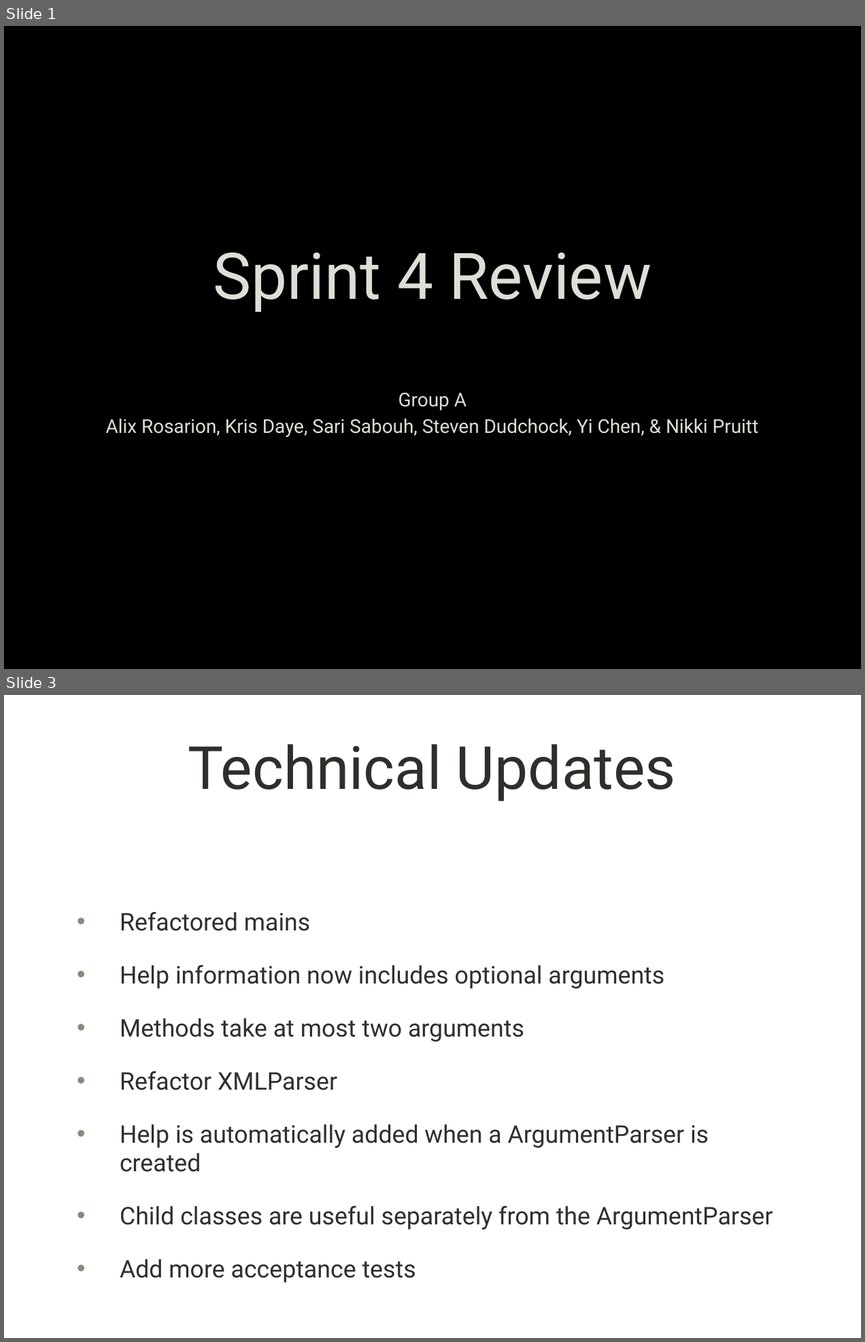
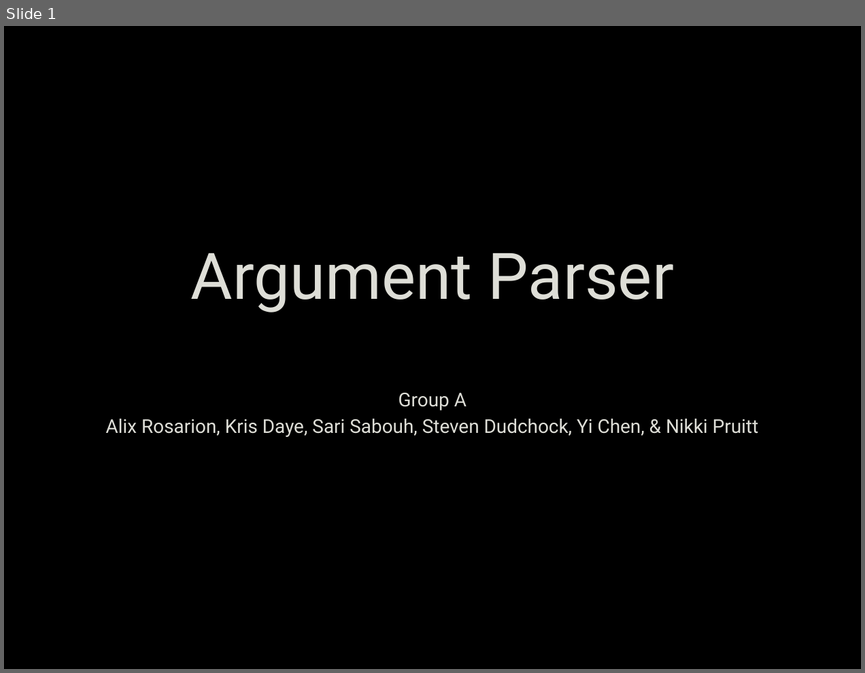
Before and after one commit to alixrosarion/ArgumentParser---Software-1, a slide deck: Sprint 4 Presentation.pptx. Shown one above the other, each under a label of ours: slides 1 and 3 before the commit, slide 1 after it; the slides between them are not shown. The pictures are 865x1342 and 865x673 pixels, drawn with LibreOffice and Linux fonts; fonts in the diff are those of the drawing; background and template pictures are left out. Boxes give left, top, right and bottom in pixels: in the first picture for what was removed or moved away, otherwise in the second. Text is boxed around its words. In the diff, an @@ line names an element or a change of style, - is before the commit and + after.

```diff
--- a/Sprint 4 Presentation.pptx
+++ b/Sprint 4 Presentation.pptx
@@ slide 3 removed at [4,695,861,1338], background picture (left out) @@
@@ title removed at [188,744,676,801] @@
-Technical Updates
@@ text removed at [120,912,773,1283] @@
-• Refactored mains
-• Help information now includes optional arguments
-• Methods take at most two arguments
-• Refactor XMLParser
-• Help is automatically added when a ArgumentParser is created
-• Child classes are useful separately from the ArgumentParser
-• Add more acceptance tests
@@ slide 1 changed as well @@
@@ title at [191,252,674,312]: text changed @@
-Sprint 4 Review
+Argument Parser
```
Also in this commit, not shown: 1 other slide changed, 1 slide added, 55 other files.
